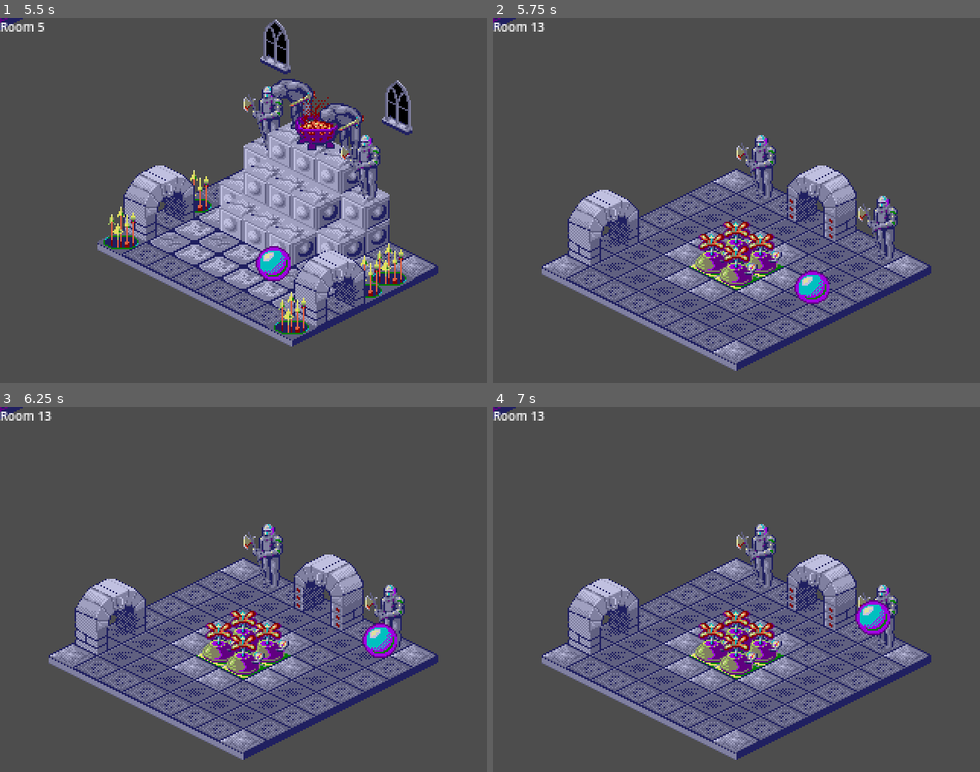
Above: before the commit, frames 1-4 (two rows, left to right).
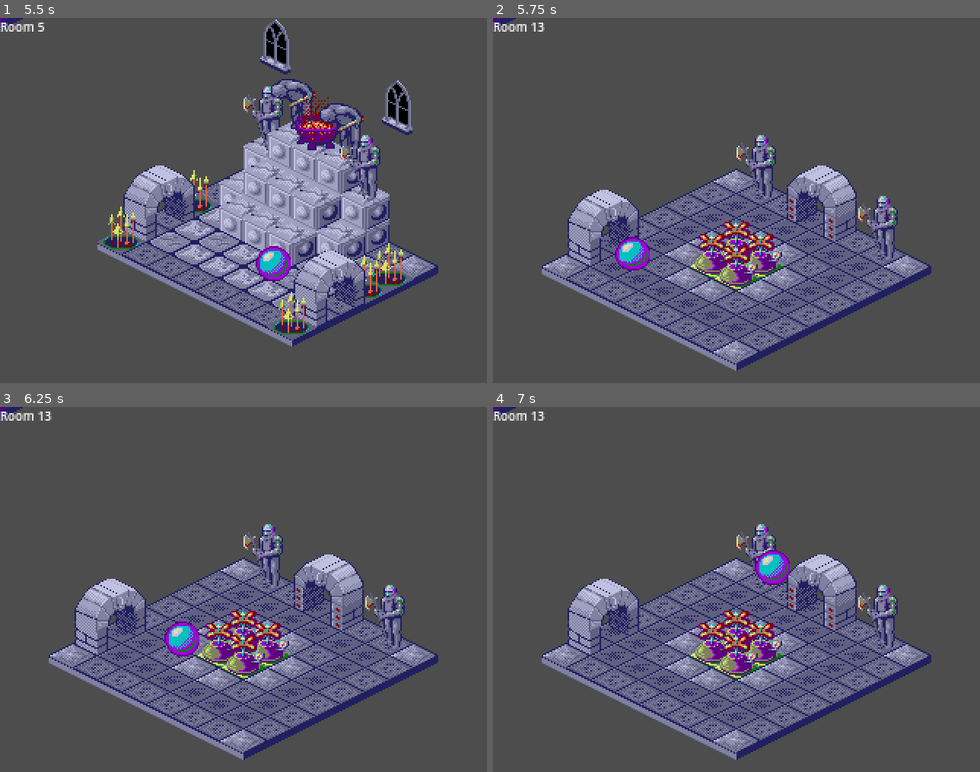
Above: after the commit, the same moments.

Repository: vmedea/godot-experiments
Game: Godot game, scene res://scenes/gameplay.tscn
The game is run twice, just before and just after one commit, with the same random seed, the same clock (stepped at 60 frames per second) and the same inputs.
Inputs:
- Up to frame 1 (5.5 s): tap Enter (ui_accept) at 0.5, 0.77, 1.52, 3.02, 3.77, 4.52 s; hold Right (ui_right) 0.53-1.28 s; hold Down (ui_down) 1.28-2.03 s; hold Right (ui_right) 2.03-2.78 s; hold Up (ui_up) 2.78-3.53 s; hold Left (ui_left) 3.53-5.03 s; hold Down (ui_down) from 5.03 s (still down)
- Up to frame 2 (5.75 s): keep holding Down (ui_down)
- Up to frame 3 (6.25 s): release Down (ui_down) at 5.78 s; hold Right (ui_right) from 5.78 s (still down); tap Enter (ui_accept) at 6.02 s
- Up to frame 4 (7 s): release Right (ui_right) at 6.53 s; hold Up (ui_up) from 6.53 s (still down); tap Enter (ui_accept) at 6.77 s

Frame 1 is identical in both runs. In frame 2, 1.0% of the frame differs, in the area x 25-70%, y 60-79%; in frame 3, 1.1%, in the area x 33-82%, y 58-69%; in frame 4, 1.1%.

Commit message:
implement inter-level travel

Diff:
--- a/scenes/gameplay.gd
+++ b/scenes/gameplay.gd
@@ -12,6 +12,14 @@
 	SOUTH = 2, ## +Y (left key)
 	WEST = 3,  ## -X (up key)
 }
+
+## Offset, per compass direction.
+const DIR_OFFSET = [
+	Vector3i(0, -1, 0),
+	Vector3i(1, 0, 0),
+	Vector3i(0, 1, 0),
+	Vector3i(-1, 0, 0),
+]
 
 ## Special blocks.
 enum Blocks {
@@ -94,8 +102,42 @@
 				if tile_id != 0:
 					tilemap.set_cell(10 - z, Vector2i(x + z, y + z), 0, Vector2i(tile_id & 0xf, tile_id >> 4), 0)
 
+
+## Get block by x,y,z integer coordinate.
+func get_block(room, grid_pos: Vector3i) -> int:
+	if grid_pos.x < 0 or grid_pos.y < 0 or grid_pos.z < 0 or grid_pos.x >= room.dims.x or grid_pos.y >= room.dims.y or grid_pos.z >= room.dims.z:
+		return -1
+	return room.level[grid_pos.z][grid_pos.y][grid_pos.x]
+
+
+func find_entrance_from(room, direction: Compass):
+	# Scan along wall:
+	# NORTH -Y   XZ y==ymax   Blocks.EXIT_Y0 Blocks.EXIT_Y1
+	# EAST  +X   YZ x==0      Blocks.EXIT_X0 Blocks.EXIT_X1
+	# SOUTH +Y   XZ y==0      Blocks.EXIT_Y0 Blocks.EXIT_Y1
+	# WEST  -X   YZ x==xmax   Blocks.EXIT_X0 Blocks.EXIT_X1
+	if direction == Compass.NORTH or direction == Compass.SOUTH:
+		# Scan north or south wall for Blocks.EXIT_Y0 Blocks.EXIT_Y1
+		var y = room.dims.y - 1 if direction == Compass.NORTH else 0
+		for x in room.dims.x - 1:
+			for z in room.dims.z:
+				if get_block(room, Vector3i(x, y, z)) == Blocks.EXIT_Y0 and get_block(room, Vector3i(x + 1, y, z)) == Blocks.EXIT_Y1:
+					return Vector3(x + 0.5, y, z) + Vector3(DIR_OFFSET[direction])
+	else:
+		# Scan west or east wall for Blocks.EXIT_X0 Blocks.EXIT_X1
+		var x = room.dims.x - 1 if direction == Compass.WEST else 0
+		for y in room.dims.y - 1:
+			for z in room.dims.z:
+				if get_block(room, Vector3i(x, y, z)) == Blocks.EXIT_X1 and get_block(room, Vector3i(x, y + 1, z)) == Blocks.EXIT_X0:
+					return Vector3(x, y + 0.5, z) + Vector3(DIR_OFFSET[direction])
+
 func update_room_number():
 	$CanvasLayer/RoomNumber.text = "Room %d" % [room_id]
+
+	print('Entrance from north: ', find_entrance_from(rooms[room_id], Compass.NORTH))
+	print('Entrance from south: ', find_entrance_from(rooms[room_id], Compass.SOUTH))
+	print('Entrance from west: ', find_entrance_from(rooms[room_id], Compass.WEST))
+	print('Entrance from east: ', find_entrance_from(rooms[room_id], Compass.EAST))
 
 # Player size: somewhat smaller size than a tile.
 var TOFS: float = 14.999/16
@@ -128,13 +170,6 @@
 	place_player()
 
 
-## Get block by x,y,z integer coordinate.
-func get_block(room, grid_pos: Vector3i) -> int:
-	if grid_pos.x < 0 or grid_pos.y < 0 or grid_pos.z < 0 or grid_pos.x >= room.dims.x or grid_pos.y >= room.dims.y or grid_pos.z >= room.dims.z:
-		return -1
-	return room.level[grid_pos.z][grid_pos.y][grid_pos.x]
-
-
 ## Check new position for collisions.
 func collision_check(room, pos: Vector3):
 	# Player box.
@@ -149,7 +184,7 @@
 		for y in range(y0, y1 + 1):
 			for x in range(x0, x1 + 1):
 				if get_block(room, Vector3i(x, y, z)) != 0:
-					return false
+					return false # XXX spiky/pump
 	#print(x0, " ", x1, " ", y0, " ", y1, " ", z0, " ", z1)
 	return true
 
@@ -236,7 +271,11 @@
 		var new_room_id = room.exits[exit_id]
 		if new_room_id >= 0 and new_room_id < rooms.size():
 			room_id = new_room_id
+			player_coord = find_entrance_from(rooms[room_id], exit_id)
+			print(player_coord)
+			player_velocity = Vector3(0.0, 0.0, 0.0)
 			build_room(rooms[room_id])
+			# Need to find out where to enter in new room.
 			update_room_number()
 
 	place_player()
